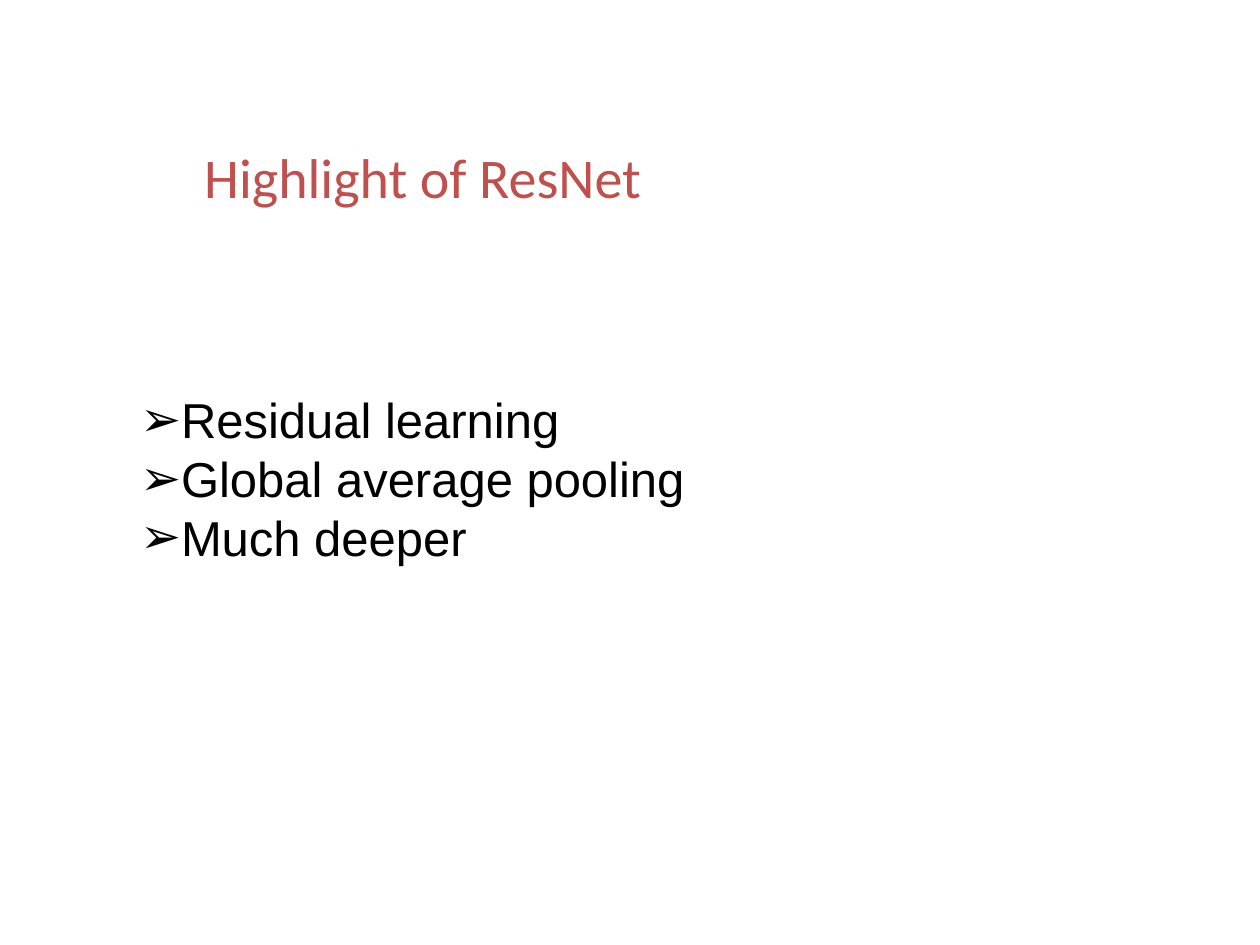
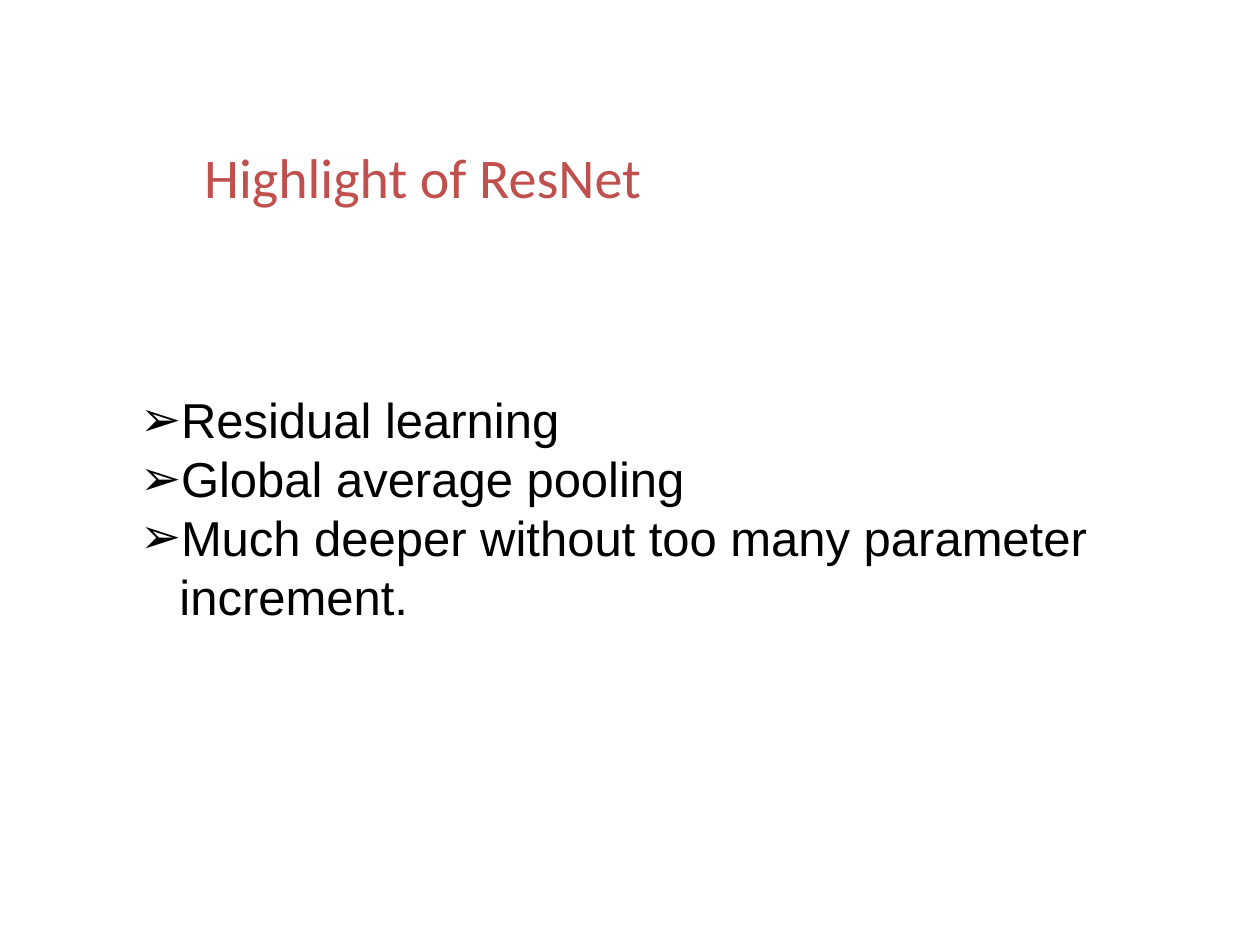
Before and after one commit to ttomchy/CV_2Project, a slide deck: slide 28 of presentation.pptx (slide 27 before the commit). Drawn at 1260x945 pixels with LibreOffice and Linux fonts; fonts in the diff are those of the drawing; background and template pictures are left out. Boxes give left, top, right and bottom in pixels: in the first picture for what was removed or moved away, otherwise in the second. Text is boxed around its words. In the diff, an @@ line names an element or a change of style, - is before the commit and + after.

```diff
--- a/presentation.pptx
+++ b/presentation.pptx
@@ text at (179,520,1087,616): text changed @@
-➢ Much deeper
+➢ Much deeper without too many parameter increment.
```
Also in this commit, not shown: 1 other slide changed, 1 slide added.
